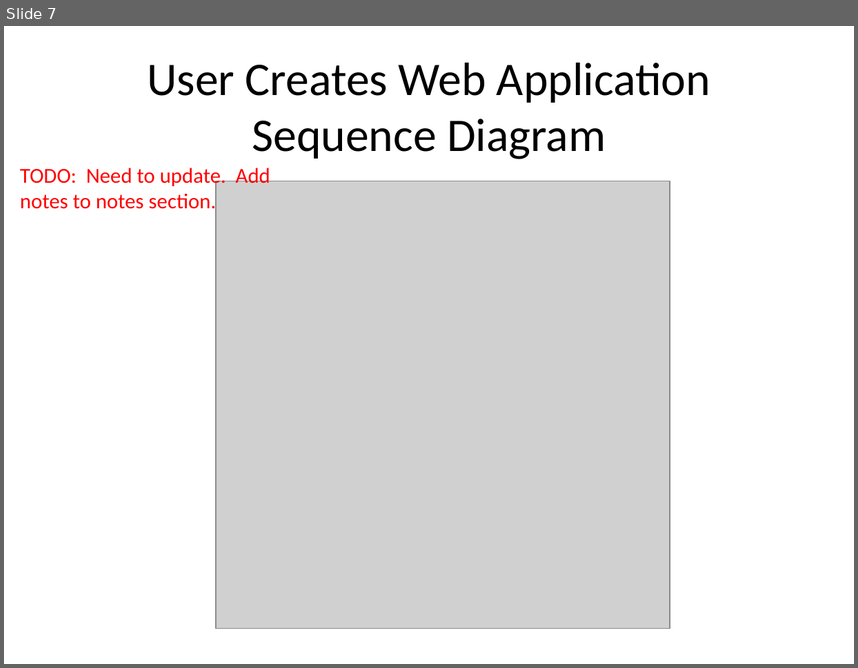
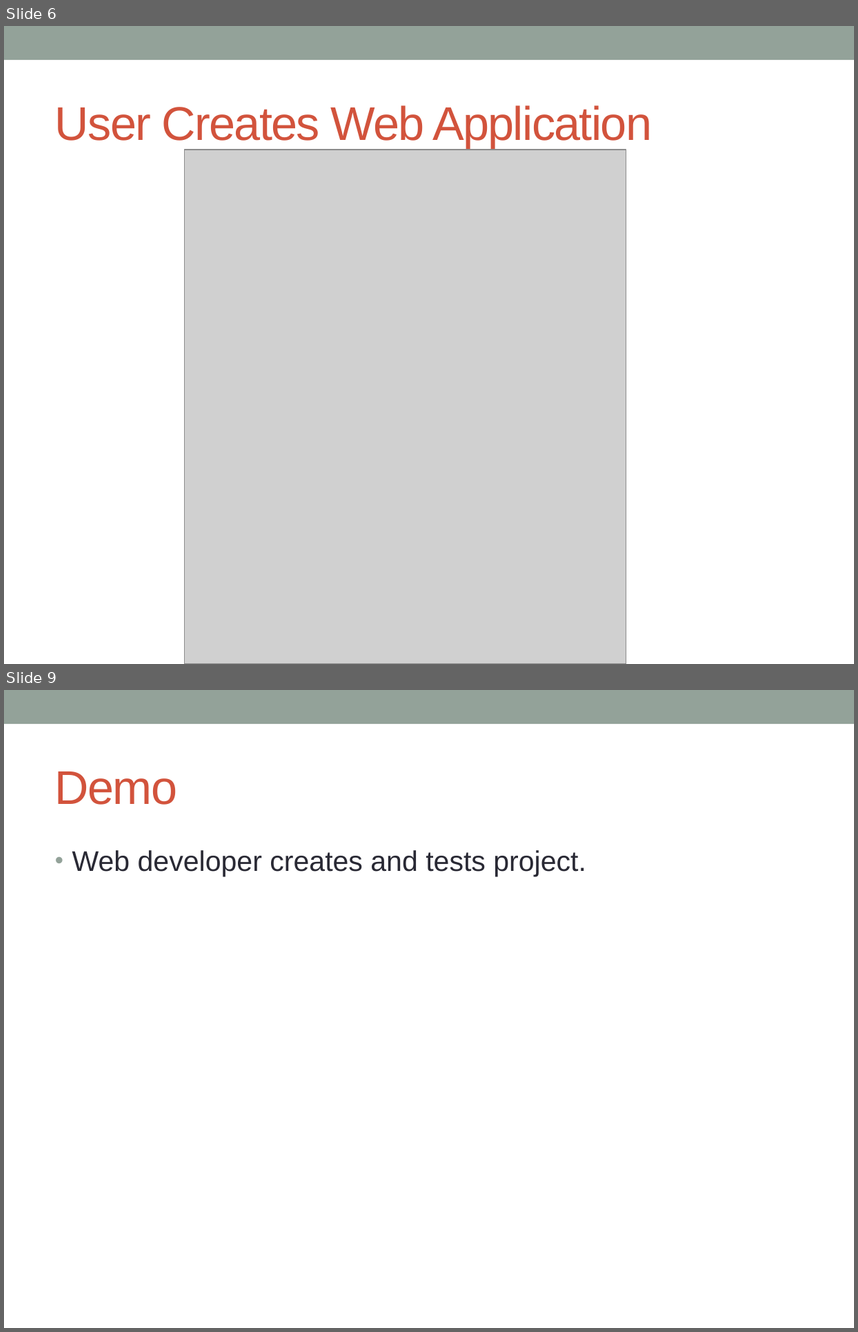
Before and after one commit to nodemvc/node-mvc, a slide deck: Documents/nodeMvcPresentation.pptx. Shown one above the other, each under a label of ours: slide 7 before the commit, slides 6 and 9 after it; the slides between them are not shown. The pictures are 858x668 and 858x1332 pixels, drawn with LibreOffice and Linux fonts; fonts in the diff are those of the drawing; grey boxes stand for pictures. Boxes give left, top, right and bottom in pixels: in the first picture for what was removed or moved away, otherwise in the second. Text is boxed around its words. In the diff, an @@ line names an element or a change of style, - is before the commit and + after.

Commit message:
Updated diagrams.

```diff
--- a/Documents/nodeMvcPresentation.pptx
+++ b/Documents/nodeMvcPresentation.pptx
@@ slide 9 added at (x1=4, y1=690, x2=854, y2=1328), background #FFFFFF; not listed: 1 template element that a slide beside it also shows @@
@@ title added at (x1=55, y1=771, x2=177, y2=805), 40 pt, text #D2533C @@
+Demo
@@ text added at (x1=72, y1=850, x2=586, y2=877), 24 pt, text #292934 @@
+• Web developer creates and tests project.
@@ what was slide 7 is now slide 6 @@
@@ slide 6 changed as well @@
@@ rectangle added at (x1=4, y1=26, x2=854, y2=60), fill #93A299 @@
@@ title at (x1=55, y1=105, x2=652, y2=149): text changed; size 39.6 to 40 pt; font Calibri to Arial; text colour #000000 to #D2533C @@
-User Creates Web Application Sequence Diagram
+User Creates Web Application
@@ picture resized from (x1=216, y1=181, x2=670, y2=628) to (x1=184, y1=150, x2=626, y2=664) @@
@@ text removed at (x1=20, y1=165, x2=270, y2=214) @@
-TODO: Need to update. Add notes to notes section.
```
Also in this commit, not shown: 7 other slides changed, 5 other slides added, 4 slides removed.
